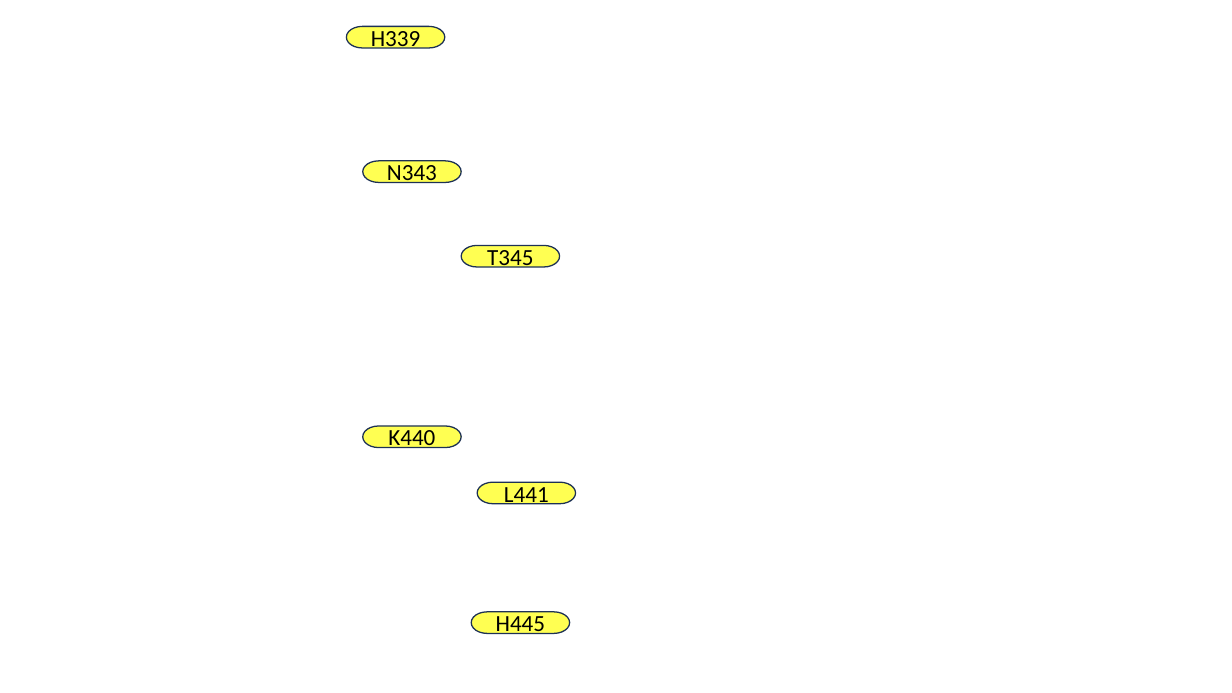
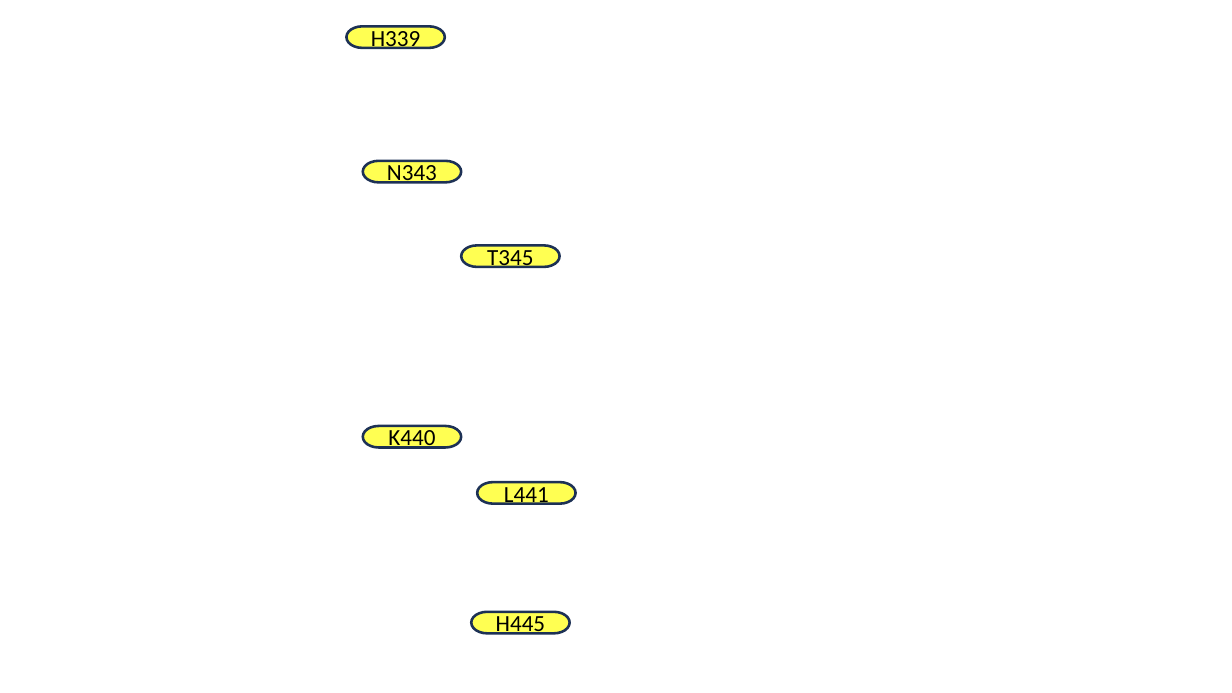
Before and after one commit to colbyford/SARS-CoV-2_BA.2.86_Spike-RBD_Predictions, a slide deck: slide 2 of HADDOCK_Results/figures/updated_figures_jan18.pptx. Drawn at 1232x693 pixels with LibreOffice and Linux fonts; fonts in the diff are those of the drawing; background and template pictures are left out. Boxes give left, top, right and bottom in pixels: in the first picture for what was removed or moved away, otherwise in the second. Text is boxed around its words. In the diff, an @@ line names an element or a change of style, - is before the commit and + after.

```diff
--- a/HADDOCK_Results/figures/updated_figures_jan18.pptx
+++ b/HADDOCK_Results/figures/updated_figures_jan18.pptx
@@ outline #1E3256 1 pt to #1D3155 2 pt in 6 elements at (347, 27, 445, 48), (363, 161, 461, 182), (363, 426, 461, 447), (477, 482, 575, 504), (471, 612, 569, 633), (461, 246, 559, 267) @@
```
Also in this commit, not shown: 3 other slides changed.
